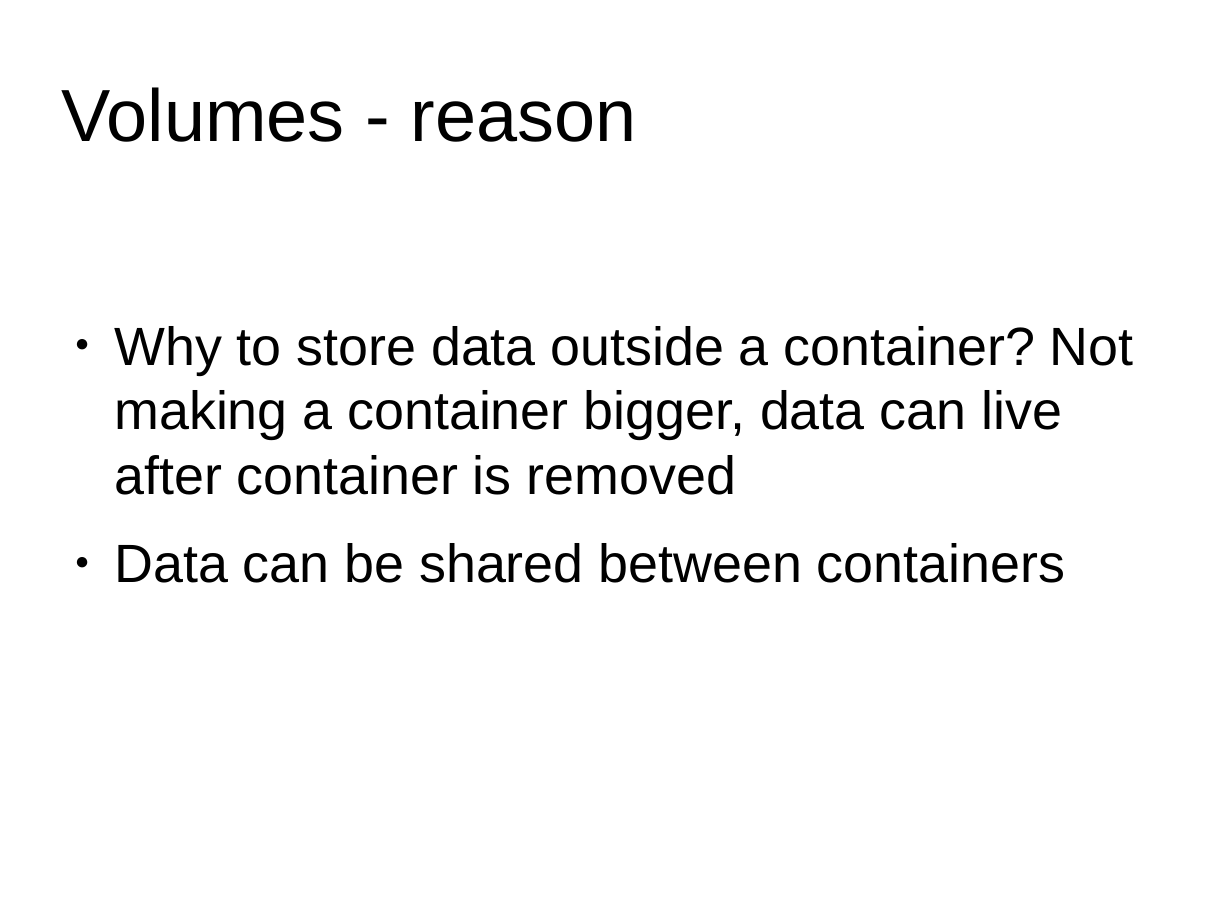
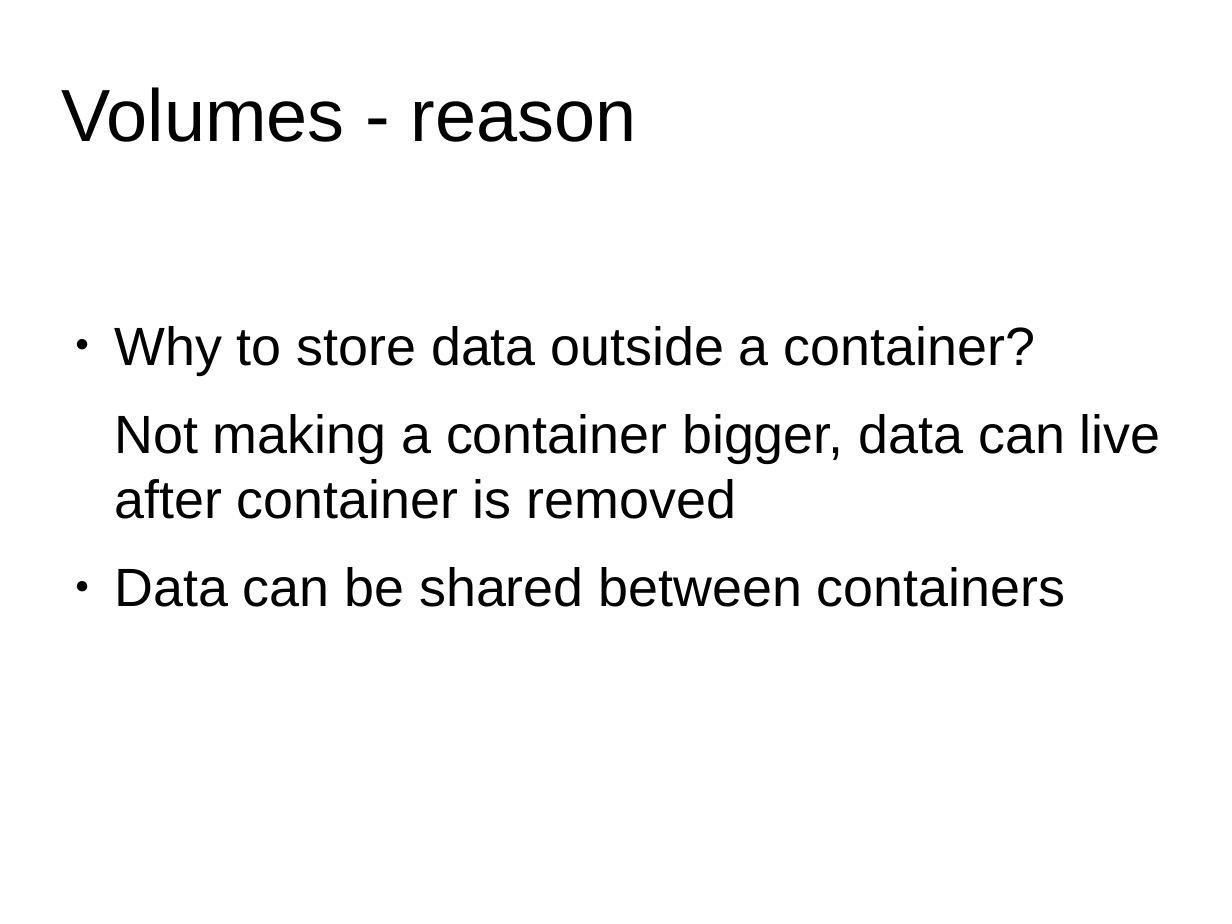
Before and after one commit to zerofrontier/docker-training, a slide deck: slide 14 of workshop.odp. Drawn at 1232x924 pixels with LibreOffice and Linux fonts; fonts in the diff are those of the drawing; background and template pictures are left out. Boxes give left, top, right and bottom in pixels: in the first picture for what was removed or moved away, otherwise in the second. Text is boxed around its words. In the diff, an @@ line names an element or a change of style, - is before the commit and + after.

```diff
--- a/workshop.odp
+++ b/workshop.odp
@@ text at box(114, 326, 1161, 519): text changed @@
-● Why to store data outside a container? Not making a container bigger, data can live after container is removed
+● Why to store data outside a container?
+Not making a container bigger, data can live after container is removed
```
Also in this commit, not shown: 6 other slides changed, 1 slide added, 1 slide removed, 1 other file.
